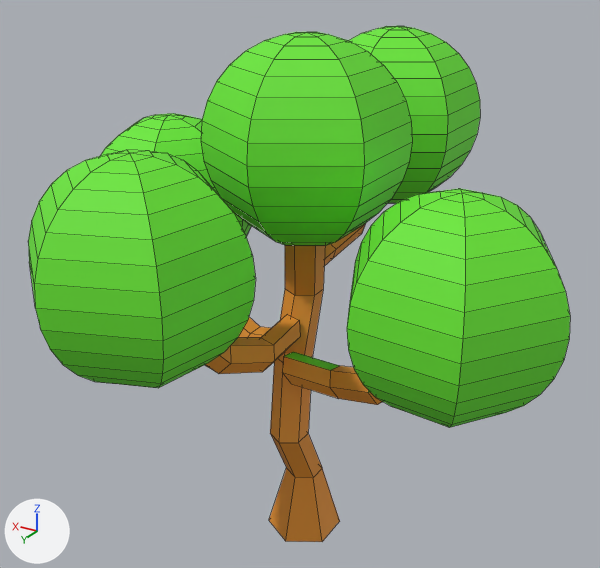
One commit to the FBX model Content/Models/LeafTree.fbx: the scene before it, then after it.
The view is the same before and after, from a 50 mm lens placed at (-0.0249, 0.042, 0.0402), pointed at (0.0013, -0.0017, 0.0184). Lighting does not change. The marker at lower left points along +X, +Y and +Z. Mesh edges are drawn as thin lines. Where no turn or scale is listed for an object, it has been applied to the vertices.
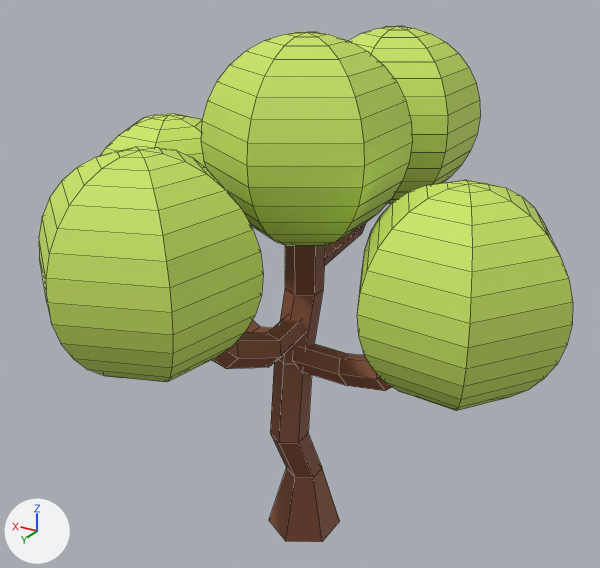
The newer file is also rescaled (x2.341), turned or shifted as a whole; pictures and numbers use the older file's frame.

The change, as JSON lines over the scene's bpy script:
```json
{"op": "set", "path": "mat_material_004.base_color", "old": "(0.139, 0.8, 0.0302)", "new": "(0.24, 0.079, 0.0382)", "note": "green #68e731 -> brown #864f37"}
{"op": "set", "path": "mat_material_005.base_color", "old": "(0.8, 0.29, 0.0251)", "new": "(0.585, 0.8, 0.126)", "note": "orange #e7932c -> green #c9e763"}
{"block": "me_cylinder_002", "where": "# used by ob_cylinder_002; location = (0.0014, 0.0009, 0.01614)"}
{"op": "remove", "block": "me_cylinder_002", "code": "me_cylinder_002.from_pydata(...)  # 592 vertices, 592 faces; spans x -0.0187..0.0174, y -0.0212..0.0163, z -0.0161..0.0185"}
{"op": "add", "block": "me_cylinder_002", "code": "me_cylinder_002.from_pydata(...)  # 598 vertices, 592 faces; spans x -0.0184..0.0174, y -0.0212..0.0156, z -0.0161..0.0185"}
{"block": "me_cylinder_002", "change": "me_cylinder_002 part 1: the loose piece of 24 vertices spanning x -0.0013..0.0024, y -0.0015..0.0087, z -0.0017..0.0041 is moved by (0.0, -0.0007, 0.0), in mat_material_004 (brown #864f37)"}
{"block": "me_cylinder_002", "change": "me_cylinder_002 part 2: the loose piece of 92 vertices spanning x -0.0036..0.0084, y 0.0037..0.0163, z 0.0008..0.0136 is moved by (0.0, -0.0007, 0.0), in mat_material_005 (green #c9e763)"}
{"block": "me_cylinder_002", "change": "me_cylinder_002 part 3: the loose piece of 24 vertices spanning x -0.011..-0.0007, y -0.0012..0.0021, z -0.0036..0.0022 is moved by (0.0003, -0.0017, 0.0), in mat_material_004 (brown #864f37)"}
{"block": "me_cylinder_002", "change": "me_cylinder_002 part 4: the loose piece of 92 vertices spanning x -0.0187..-0.006, y -0.0039..0.0077, z -0.0012..0.0116 is rebuilt with 92 vertices and now spans x -0.0184..-0.0057, y -0.0056..0.006, z -0.0012..0.0116, in mat_material_005 (green #c9e763)"}
{"block": "me_cylinder_002", "change": "me_cylinder_002 part 5: 281 faces spanning x -0.0066..0.0174, y -0.0212..0.0046, z -0.0006..0.0185 switch from mat_material_004 (green #68e731) to mat_material_005 (green #c9e763)"}
{"block": "me_cylinder_002", "change": "me_cylinder_002 part 6: 68 faces spanning x -0.0033..0.0096, y -0.0132..0.002, z -0.0161..0.0082 switch from mat_material_005 (orange #e7932c) to mat_material_004 (brown #864f37)"}
```

What differs and where, as boxes [x1, y1, x2, y2] in the pictures (600 x 568 px; the box of a moved part takes in the faces that stretch with it):
```json
{"object": "Cylinder.002", "change": "recoloured, reshaped", "before": [28, 26, 570, 542], "after": [39, 26, 573, 542]}
{"part": 1, "of": "me_cylinder_002", "change": "moved or reshaped", "before": [205, 314, 300, 374], "after": [213, 315, 306, 369]}
{"part": 2, "of": "me_cylinder_002", "change": "moved or reshaped", "before": [28, 150, 256, 388], "after": [39, 147, 263, 382]}
{"part": 3, "of": "me_cylinder_002", "change": "moved or reshaped", "before": [282, 352, 383, 405], "after": [292, 343, 391, 391]}
{"part": 4, "of": "me_cylinder_002", "change": "rebuilt", "before": [347, 189, 570, 428], "after": [357, 180, 573, 411]}
{"part": 5, "of": "me_cylinder_002", "change": "recoloured", "before": [100, 26, 480, 246], "after": [100, 26, 480, 246]}
{"part": 6, "of": "me_cylinder_002", "change": "recoloured", "before": [245, 223, 366, 542], "after": [245, 223, 366, 542]}
```
